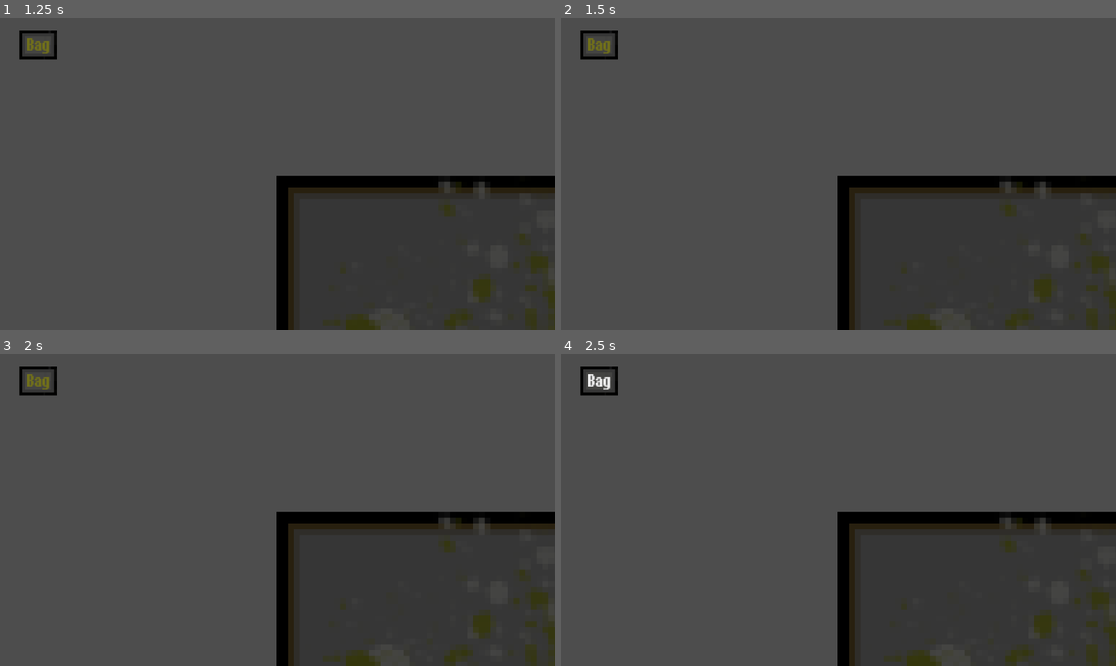
Above: before the commit, frames 1-4 (two rows, left to right).
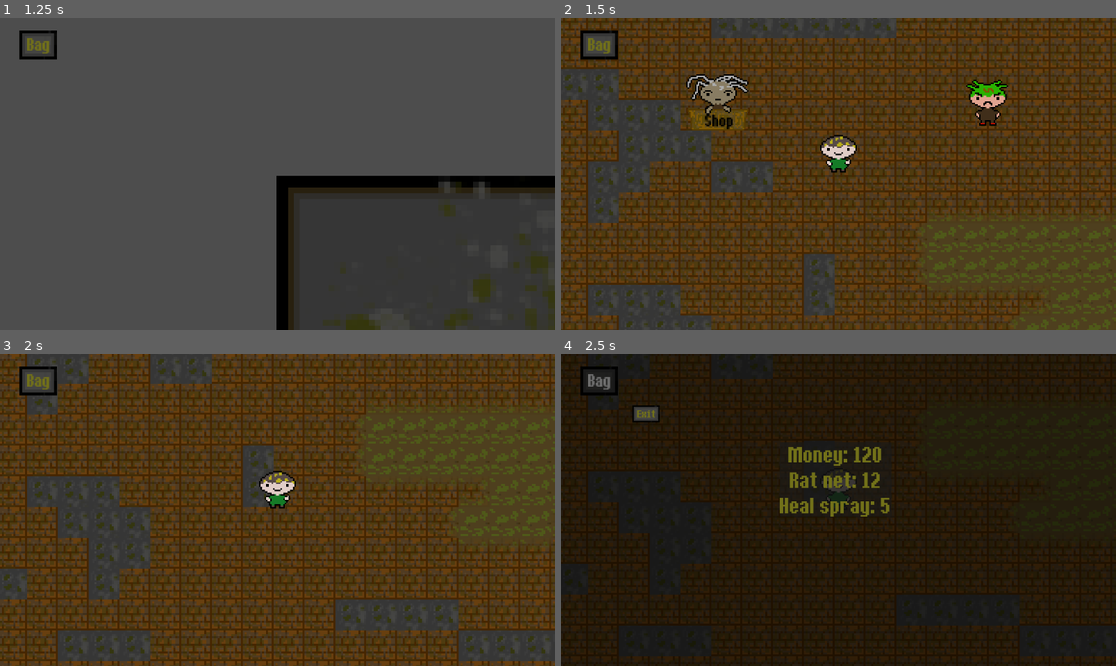
Above: after the commit, the same moments.

Repository: jjoseph-3/digi-game
Game: Godot game, scene res://Scenes/win_screen.tscn
Same seed, same stepped clock (60 frames per second), same inputs: the game is played once before the commit and once after it. This scene is started directly instead of the project's main scene. The engine's default icon, where the game draws it, is replaced by a stand-in: a white triangle on a blue panel in a dark square.
Inputs (mouse positions are in pixels of both pictures, inside the frame that each line leads up to):
- Up to frame 1 (1.25 s): tap Enter at 0.5 s; hold Right (ui_right) from 0.53 s (still down)
- Up to frame 2 (1.5 s): tap Space at 1.25 s; release Right (ui_right) at 1.28 s; hold Down (ui_down) from 1.28 s (still down)
- Up to frame 3 (2 s): keep holding Down (ui_down)
- Up to frame 4 (2.5 s): release Down (ui_down) at 2 s; click (599, 378) at 2 s, where only the run after the commit has a clickable "Bag"

Frame 1 is identical in both runs. In frame 2, 83% of the frame differs, in the area x 0-100%, y 0-100%; in frame 3, 86%; in frame 4, 98%.

Commit message:
some minor bug fixes

Diff:
--- a/main-game/Scenes/win_screen.tscn
+++ b/main-game/Scenes/win_screen.tscn
@@ -1,5 +1,6 @@
 [gd_scene format=3 uid="uid://dtxtvxfa1vr0y"]
 
+[ext_resource type="Script" uid="uid://d08o3b8i5fndr" path="res://Scripts/win_screen.gd" id="1_bwc64"]
 [ext_resource type="Texture2D" uid="uid://ba5pnrhp35ilw" path="res://game_background.png" id="1_l5sol"]
 [ext_resource type="Texture2D" uid="uid://ckil7mi13t0rl" path="res://box.png" id="2_awi1s"]
 [ext_resource type="FontFile" uid="uid://dibyr15oxrosn" path="res://ithaca-font/Ithaca-LVB75.ttf" id="3_bwc64"]
@@ -43,6 +44,7 @@
 anchors_preset = 0
 offset_right = 40.0
 offset_bottom = 40.0
+script = ExtResource("1_bwc64")
 
 [node name="GameBackground" type="Sprite2D" parent="." unique_id=464836222]
 position = Vector2(575.5, 324.99997)
@@ -51,9 +53,22 @@
 
 [node name="NinePatchRect" type="NinePatchRect" parent="." unique_id=358260636]
 layout_mode = 1
-offset_left = 399.0
+offset_left = 390.0
 offset_top = 448.0
-offset_right = 614.0
+offset_right = 605.0
+offset_bottom = 514.0
+texture = ExtResource("2_awi1s")
+region_rect = Rect2(24, 60, 156, 36)
+patch_margin_left = 12
+patch_margin_top = 12
+patch_margin_right = 12
+patch_margin_bottom = 12
+
+[node name="NinePatchRect2" type="NinePatchRect" parent="." unique_id=1751969177]
+layout_mode = 1
+offset_left = 621.0
+offset_top = 448.0
+offset_right = 726.0
 offset_bottom = 514.0
 texture = ExtResource("2_awi1s")
 region_rect = Rect2(24, 60, 156, 36)
@@ -94,9 +109,9 @@
 
 [node name="Button" type="Button" parent="." unique_id=1080551962]
 layout_mode = 0
-offset_left = 625.0
+offset_left = 633.0
 offset_top = 450.0
-offset_right = 710.0
+offset_right = 718.0
 offset_bottom = 507.0
 theme_override_colors/font_color = Color(0.44705883, 0.44313726, 0.09803922, 1)
 theme_override_fonts/font = ExtResource("3_bwc64")
@@ -110,9 +125,9 @@
 
 [node name="Button2" type="Button" parent="." unique_id=433196411]
 layout_mode = 0
-offset_left = 415.0
+offset_left = 406.0
 offset_top = 450.0
-offset_right = 601.0
+offset_right = 592.0
 offset_bottom = 507.0
 theme_override_colors/font_color = Color(0.44705883, 0.44313726, 0.09803922, 1)
 theme_override_fonts/font = ExtResource("3_bwc64")
@@ -123,3 +138,6 @@
 theme_override_styles/disabled = SubResource("StyleBoxEmpty_t32dt")
 theme_override_styles/focus = SubResource("StyleBoxEmpty_w1iyi")
 text = "Play again"
+
+[connection signal="pressed" from="Button" to="." method="quit_pressed"]
+[connection signal="pressed" from="Button2" to="." method="play_pressed"]
--- a/main-game/Scripts/button.gd
+++ b/main-game/Scripts/button.gd
@@ -19,7 +19,7 @@
 
 func item_used() -> void:
 	if item == RAT_NET_NAME:
-		if Global.bag.has(item) and Global.wild_rat_catch_rate > 0 \
+		if Global.bag[item] > 0 and Global.wild_rat_catch_rate > 0 \
 		and Global.player_moved == false:
 			Global.bag[item] -= 1
 			get_tree().get_first_node_in_group("bag").bag = Global.bag
@@ -31,7 +31,7 @@
 			get_tree().call_deferred("change_scene_to_file", "res://combat_ui/bag.tscn")
 
 	elif item == HEAL_SPRAY_NAME:
-		if Global.bag.has(item) and Global.player_moved == false and Global.in_combat == true:
+		if Global.bag[item] > 0 and Global.player_moved == false and Global.in_combat == true:
 			Global.bag[item] -= 1
 			get_tree().get_first_node_in_group("bag").bag = Global.bag
 			print(Global.bag)
--- a/main-game/Scripts/combat_ui.gd
+++ b/main-game/Scripts/combat_ui.gd
@@ -208,6 +208,7 @@
 					enemy_moved = true
 			# Random chance for "normal attack" or "power attack" for enemy
 
+
 func basic_attack() -> void:
 	if Global.player_moved == false:
 		if Global.wild_rat_speed > Global.rat_speed:
@@ -312,6 +313,7 @@
 			enemy_turn()
 			# "Quick attack"
 
+
 func block() -> void:
 	if Global.player_moved == false:
 		Global.rat_speed = Global.rat_speed * BLOCK_SPEED_MULTI
@@ -400,6 +402,7 @@
 func player_dead() -> void:
 	print("your rat is done")
 	Global.boss_active = false
+	Global.player_moved = true
 	await get_tree().create_timer(TURN_DELAY).timeout
 	get_tree().call_deferred("change_scene_to_file", "res://Scenes/game_over.tscn")
 
--- a/main-game/Scripts/level.gd
+++ b/main-game/Scripts/level.gd
@@ -13,6 +13,7 @@
 @export var relative_positon: Node2D
 
 @onready var player_sprite: AnimatedSprite2D = $Node2D/Player_sprite
+
 
 func _ready() -> void:
 	Global.player_controllable.emit()
--- a/main-game/Scripts/player.gd
+++ b/main-game/Scripts/player.gd
@@ -135,6 +135,8 @@
 	* Global.RAT_STATS[lead_rat][STATS_BASE_HP])
 	* party[lead_rat][PARTY_LEVEL]) + party[lead_rat][PARTY_LEVEL] + BASE_HP
 
+	Global.rat_max_hp = party[lead_rat][PARTY_MAX_HP]
+
 	# Keeps the rats hp between battles
 	if called_from_combat:
 		print("called from combat")
@@ -142,8 +144,12 @@
 		if Global.current_rat_max_hp_percent \
 		== 0 else roundf(Global.current_rat_max_hp_percent * party[lead_rat][PARTY_MAX_HP])
 
+		Global.rat_hp = party[lead_rat][PARTY_CURRENT_HP]
+
 	else:
 		party[lead_rat][PARTY_CURRENT_HP] = party[lead_rat][PARTY_CURRENT_HP]
+
+		Global.rat_hp = party[lead_rat][PARTY_CURRENT_HP]
 
 	Global.rat_attack = float(floor(LEVEL_SCALING * Global.RAT_STATS[lead_rat][STATS_BASE_ATTACK])
 	* party[lead_rat][PARTY_LEVEL]) + BASE_STAT
@@ -200,5 +206,6 @@
 	var level = get_tree().get_first_node_in_group("Level")
 	level.add_child(new_scene)
 
+
 func reset_position() -> void:
 	global_position = Global.saved_position
--- a/main-game/Scripts/win_screen.gd
+++ b/main-game/Scripts/win_screen.gd
@@ -10,7 +10,7 @@
 
 
 func quit_pressed() -> void:
-		get_tree().quit()
+	get_tree().quit()
 
 
 func play_pressed() -> void:
